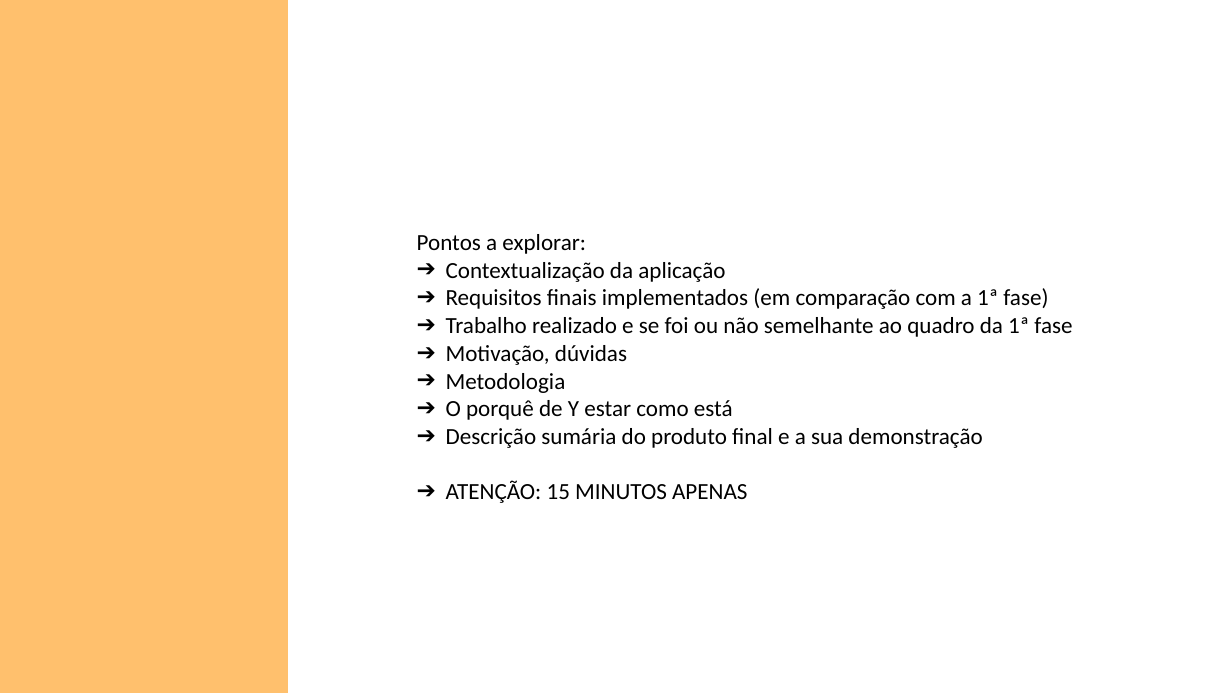
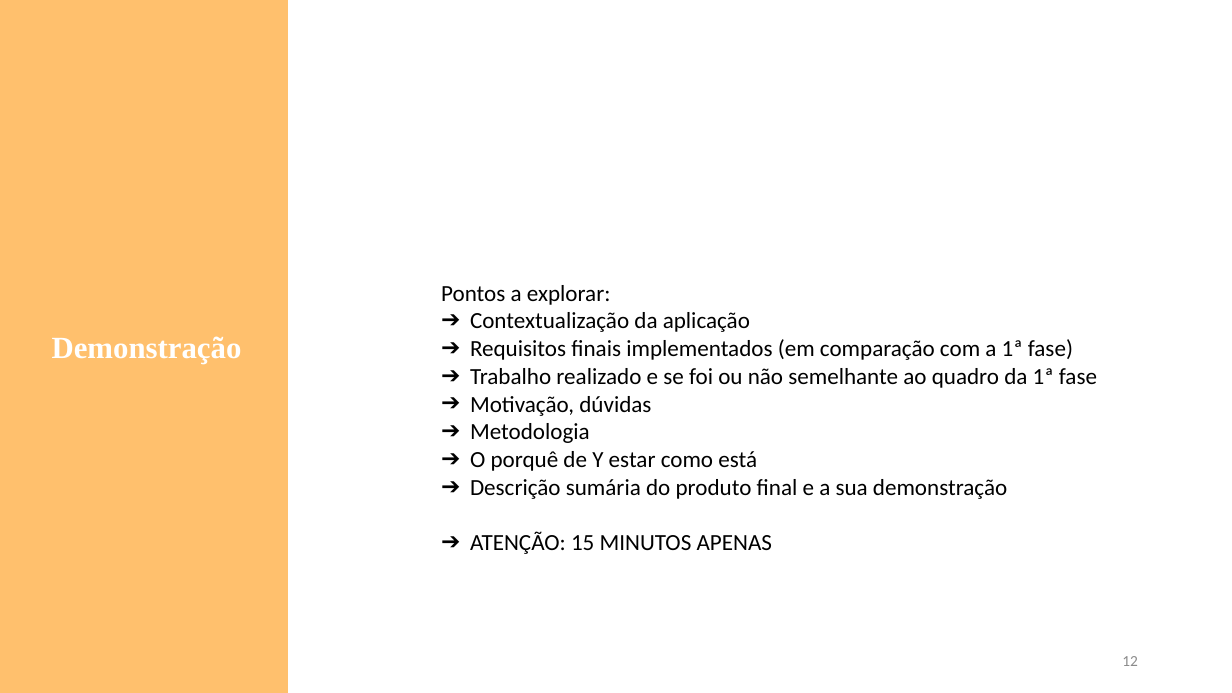
Before and after one commit to dianacatarino/PSI_AMSI_202324, a slide deck: slide 12 of doc/Apresentação 2ª Fase.pptx (slide 2 before the commit). Drawn at 1232x693 pixels with LibreOffice and Linux fonts; fonts in the diff are those of the drawing. Boxes give left, top, right and bottom in pixels: in the first picture for what was removed or moved away, otherwise in the second. Text is boxed around its words. In the diff, an @@ line names an element or a change of style, - is before the commit and + after.

```diff
--- a/doc/Apresentação 2ª Fase.pptx
+++ b/doc/Apresentação 2ª Fase.pptx
@@ text "Pontos a explorar:" moved from (x1=417, y1=234, x2=1072, y2=503) to (x1=441, y1=285, x2=1097, y2=554) @@
@@ text added at (x1=52, y1=336, x2=242, y2=364), 24 pt, text #FFFFFF, bold @@
+Demonstração
@@ page number added at (x1=1122, y1=656, x2=1138, y2=666), 12 pt, text #8C8C8C @@
+12
```
Also in this commit, not shown: 10 slides added.
